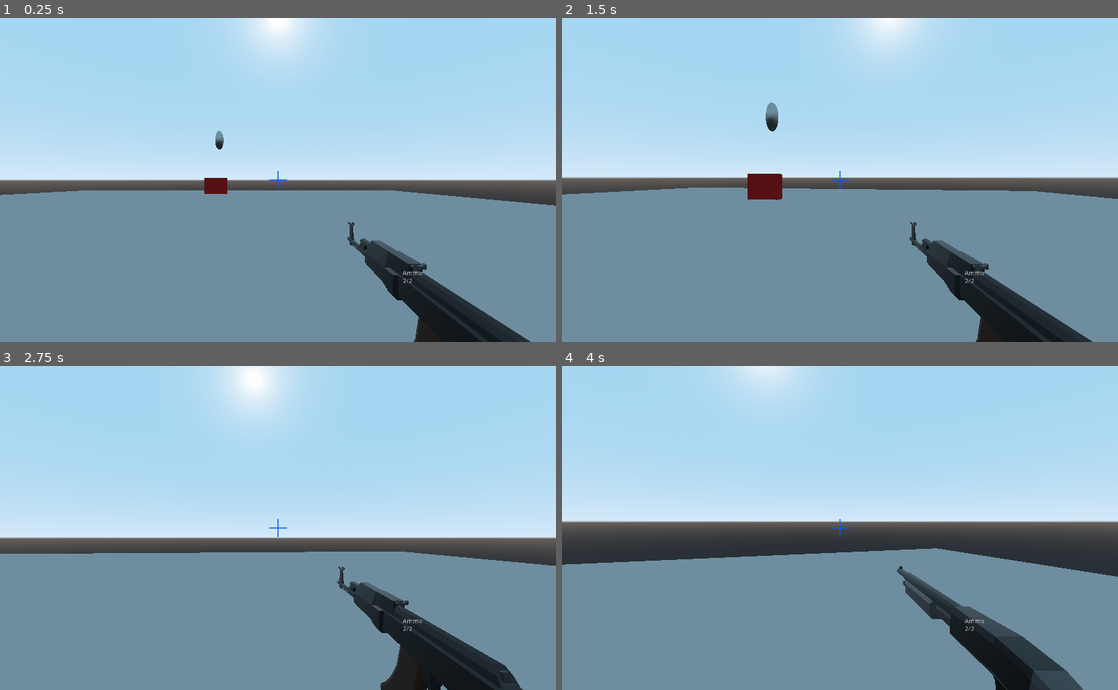
Above: before the commit, frames 1-4 (two rows, left to right).
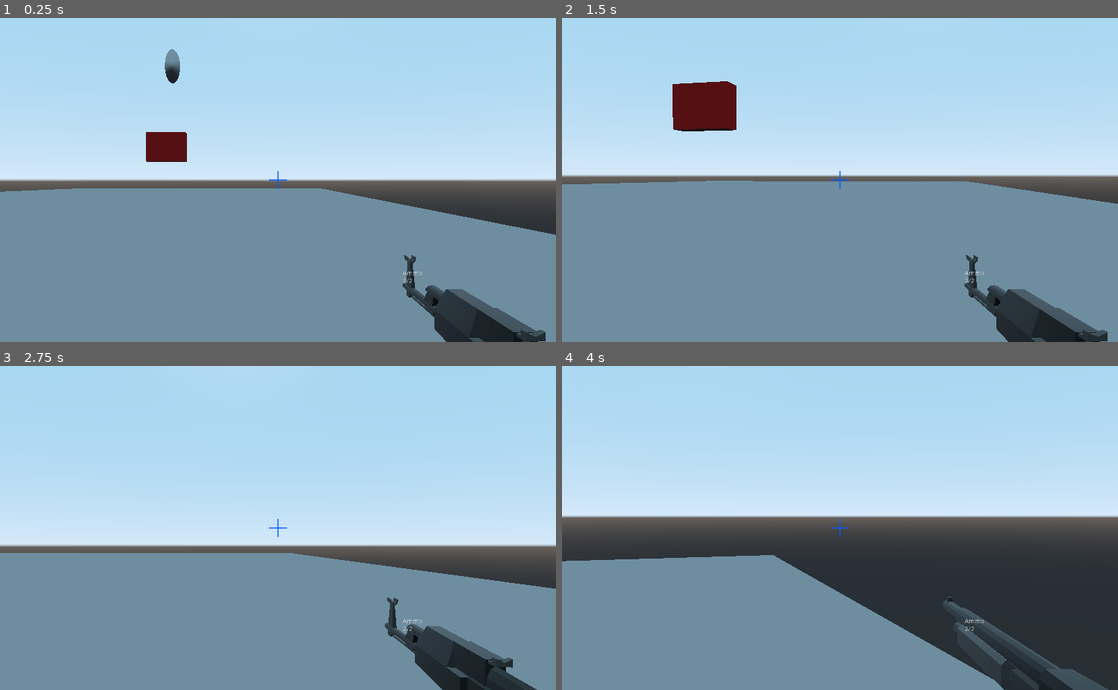
Above: after the commit, the same moments.

Repository: TheNoobBOBXD/Game2021
Game: Godot game, scene res://Scenes/World.tscn
Two runs of this game, one before a commit and one after it. Both use one fixed random seed, a clock stepped at 60 frames per second and the inputs below.
Inputs (mouse positions are in pixels of both pictures, inside the frame that each line leads up to):
- Up to frame 1 (0.25 s): no input
- Up to frame 2 (1.5 s): move the mouse to (867, 180) at 0.52 s; hold W (move_forward) from 0.53 s (still down); tap E (Interact) at 0.6 s; tap Space (jump) at 0.77 s; move the mouse to (812, 180) at 1.27 s; tap Ctrl (crouch) at 1.35 s
- Up to frame 3 (2.75 s): keep holding W (move_forward); tap Space (jump) at 1.52 s; move the mouse to (289, 521) at 2.02 s; press the mouse at (289, 521) at 2.03 s
- Up to frame 4 (4 s): keep holding W (move_forward); move the mouse to (834, 534) at 2.77 s; release the mouse at (834, 534) at 2.78 s; tap 1 (weapon1) at 2.85 s; tap Space (jump) at 3.02, 3.77 s; move the mouse to (878, 531) at 3.52 s; tap 2 (weapon2) at 3.6 s

The runs differ from the first frame. In frame 1, 7.9% of the frame differs, in the area x 0-100%, y 0-100%; in frame 2, 9.1%; in frame 3, 12%; in frame 4, 18%.

Commit message:
a
a

Diff:
--- a/PrisonEscape3D/Player/Player.tscn
+++ b/PrisonEscape3D/Player/Player.tscn
@@ -32,6 +32,8 @@
 transform = Transform( 1, 0, 0, 0, 1, 0, 0, 0, 1, 0, 0.899069, 0 )
 
 [node name="Camera" type="Camera" parent="Head"]
+transform = Transform( 0.25, 0, 0, 0, 0.25, 0, 0, 0, 0.25, 0, 0, 0 )
+fov = 42.5
 
 [node name="TextureRect" type="TextureRect" parent="Head/Camera"]
 anchor_left = 0.5
--- a/PrisonEscape3D/Scenes/World.tscn
+++ b/PrisonEscape3D/Scenes/World.tscn
@@ -18,11 +18,11 @@
 transform = Transform( 1.41337, 0, 0, 0, 1.41337, 0, 0, 0, 1.41337, 0, 0, 0 )
 
 [node name="Player" parent="." instance=ExtResource( 1 )]
-transform = Transform( 1, 0, 0, 0, 1, 0, 0, 0, 1, 4.24517, -8.4344e-08, 21.9883 )
+transform = Transform( 0.25, 0, 0, 0, 0.25, 0, 0, 0, 0.25, 4.24517, -8.4344e-08, 21.9883 )
 jump_power = 25
 
 [node name="Groundbase" type="MeshInstance" parent="."]
-transform = Transform( 33.4069, 0, 0, 0, 1, 0, 0, 0, 30.8569, -4.41974, -2.66921, 2.51287 )
+transform = Transform( 13.3628, 0, 0, 0, 1, 0, 0, 0, 26.8455, -4.41974, -2.66921, 2.51287 )
 mesh = SubResource( 1 )
 material/0 = null
 
@@ -84,7 +84,7 @@
 material/0 = null
 
 [node name="SpotLight" type="SpotLight" parent="Lightbulb"]
-transform = Transform( 3.07376, 0, 0, 0, -5.79194e-08, 1.32504, 0, -7.47682, -3.26822e-07, -0.321029, 0.296734, -0.779938 )
+transform = Transform( 3.07376, 0, 0, 0, -3.26822e-07, 1.32504, 0, -7.47682, -5.79193e-08, -0.321029, 0.296734, -0.779938 )
 spot_range = 22.2
 
 [node name="WorldEnvironment" type="WorldEnvironment" parent="."]
